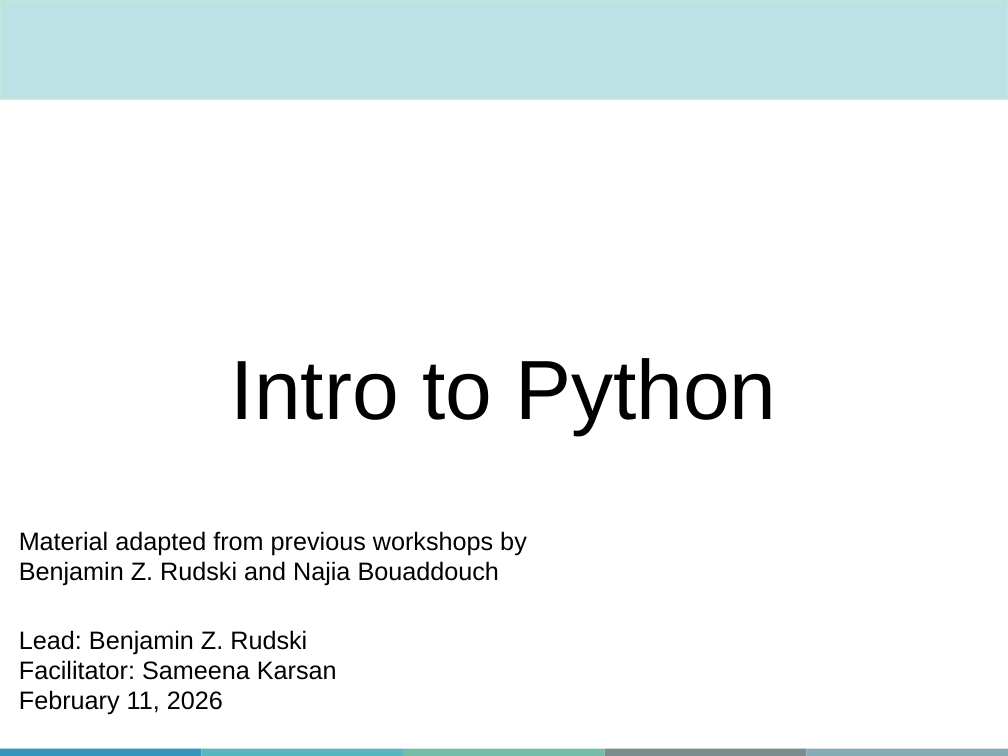
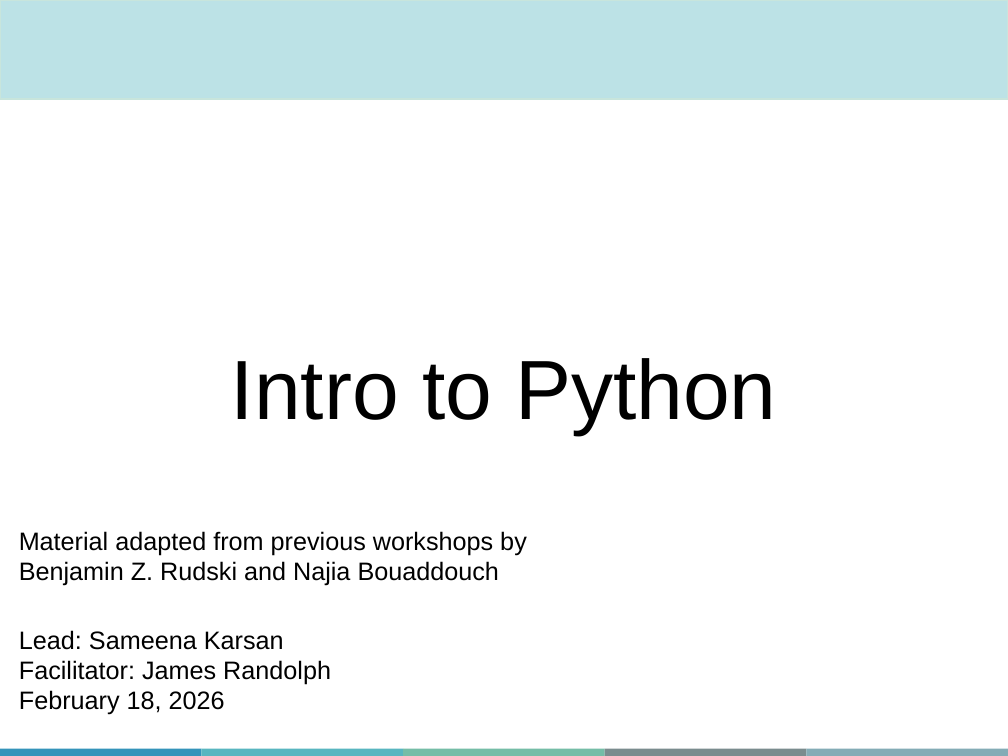
Before and after one commit to sameenakarsan/IntroToPython, a slide deck: slide 1 of Slides/QLS-MiCM_IntroToPython.pptx. Drawn at 1008x756 pixels with LibreOffice and Linux fonts; fonts in the diff are those of the drawing; background and template pictures are left out. Boxes give left, top, right and bottom in pixels: in the first picture for what was removed or moved away, otherwise in the second. Text is boxed around its words. In the diff, an @@ line names an element or a change of style, - is before the commit and + after.

```diff
--- a/Slides/QLS-MiCM_IntroToPython.pptx
+++ b/Slides/QLS-MiCM_IntroToPython.pptx
@@ text at box(19, 630, 331, 715): text changed @@
-Lead: Benjamin Z. Rudski
-Facilitator: Sameena Karsan
-February 11, 2026
+Lead: Sameena Karsan
+Facilitator: James Randolph
+February 18, 2026
```
Also in this commit, not shown: 3 other slides changed, 1 slide added.
